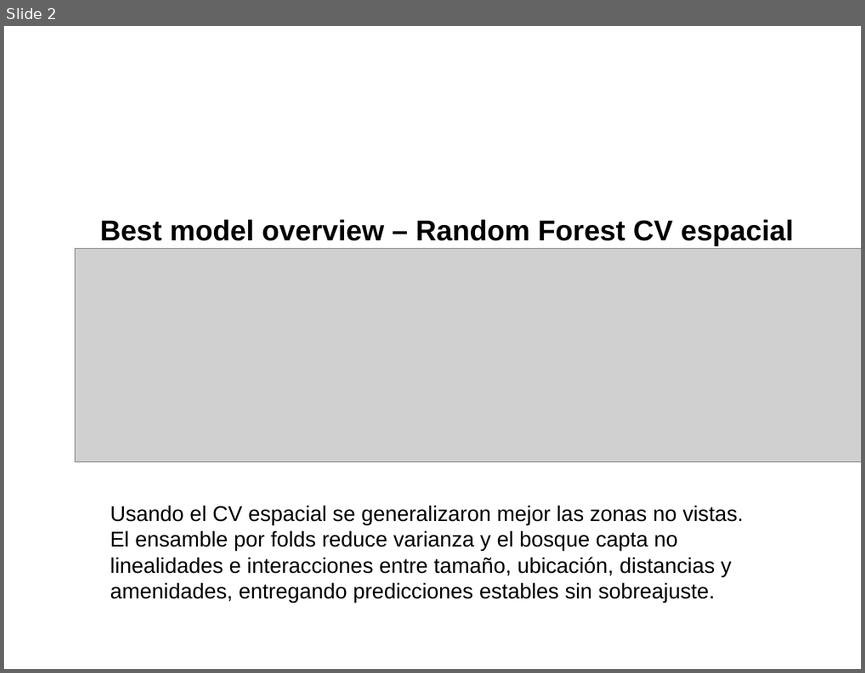
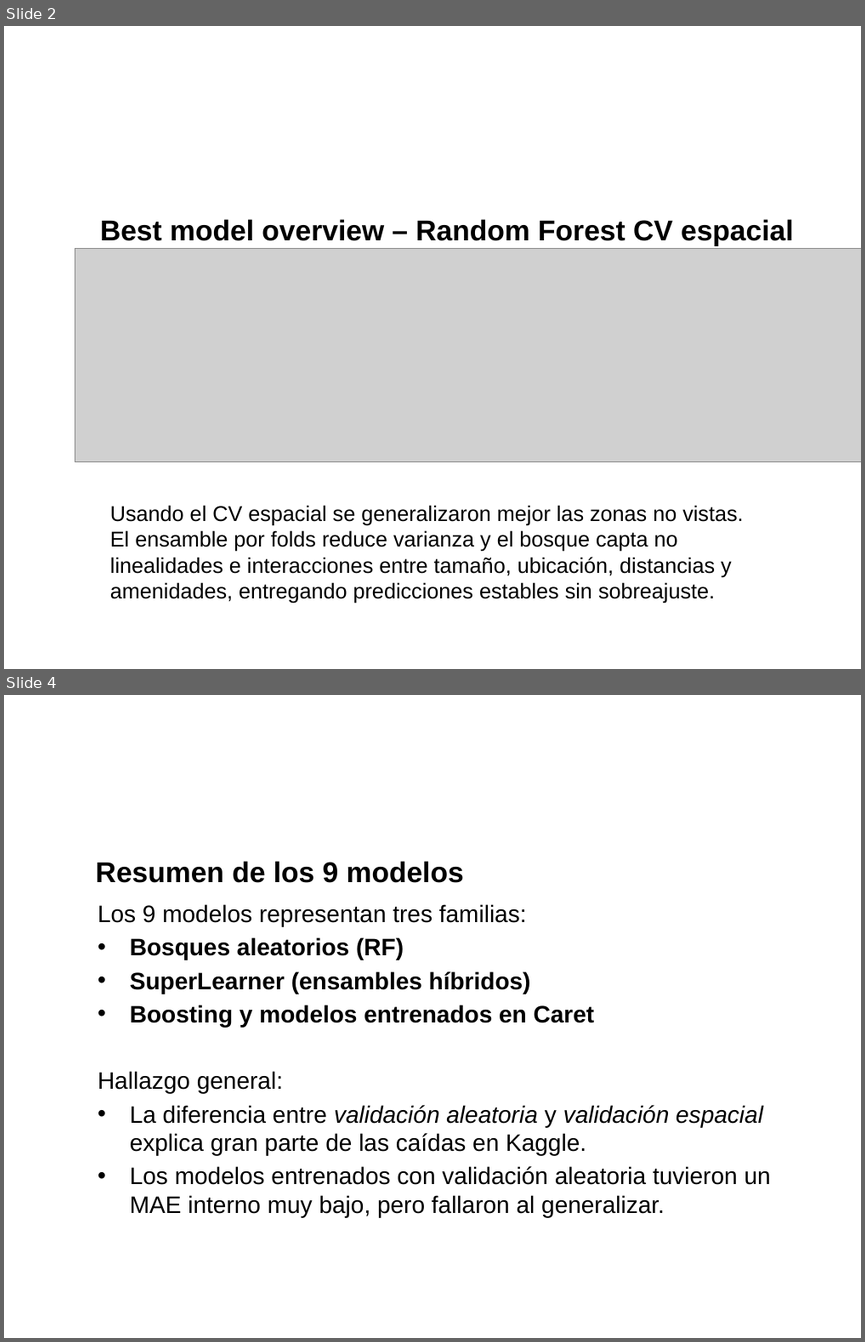
Before and after one commit to zoliverot/Taller3_Making-Money-with-ML, a slide deck: reports/slides/othermodels_equipo_08.pptx. Shown one above the other, each under a label of ours: slide 2 before the commit, slides 2 and 4 after it; the slides between them are not shown. The pictures are 865x673 and 865x1342 pixels, drawn with LibreOffice and Linux fonts; fonts in the diff are those of the drawing; grey boxes stand for pictures; background and template pictures are left out. Boxes give left, top, right and bottom in pixels: in the first picture for what was removed or moved away, otherwise in the second. Text is boxed around its words. In the diff, an @@ line names an element or a change of style, - is before the commit and + after.

```diff
--- a/reports/slides/othermodels_equipo_08.pptx
+++ b/reports/slides/othermodels_equipo_08.pptx
@@ slide 4 added at <box>4,695,861,1338</box>, background picture (left out) @@
@@ title added at <box>96,861,464,883</box>, 24 pt, text #000000, bold @@
+Resumen de los 9 modelos
@@ text added at <box>98,904,771,1217</box>, 20 pt, text #000000 @@
+Los 9 modelos representan tres familias:
+• Bosques aleatorios (RF)
+• SuperLearner (ensambles híbridos)
+• Boosting y modelos entrenados en Caret
+Hallazgo general:
+• La diferencia entre validación aleatoria y validación espacial explica gran parte de las caídas en Kaggle.
+• Los modelos entrenados con validación aleatoria tuvieron un MAE interno muy bajo, pero fallaron al generalizar.
```
Also in this commit, not shown: 4 other slides added.
